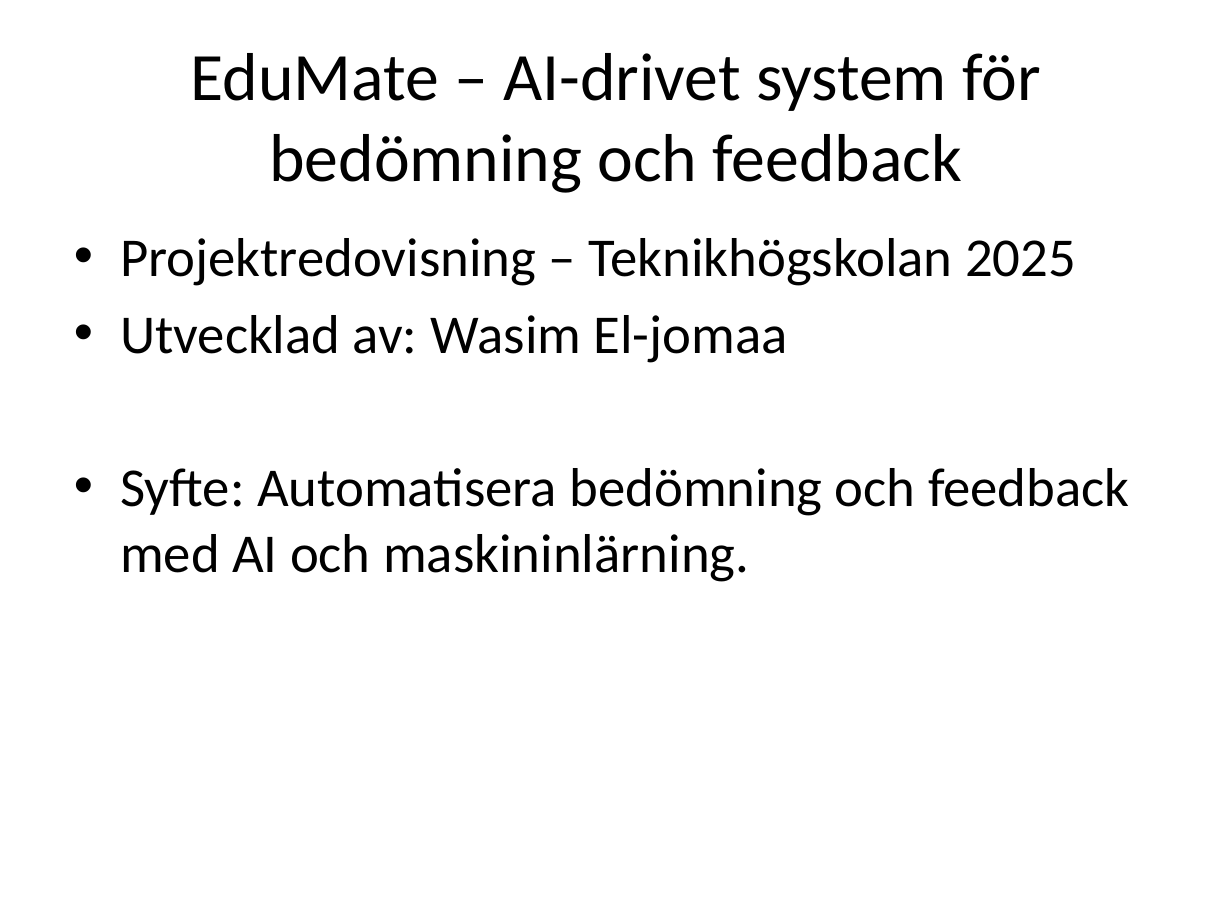
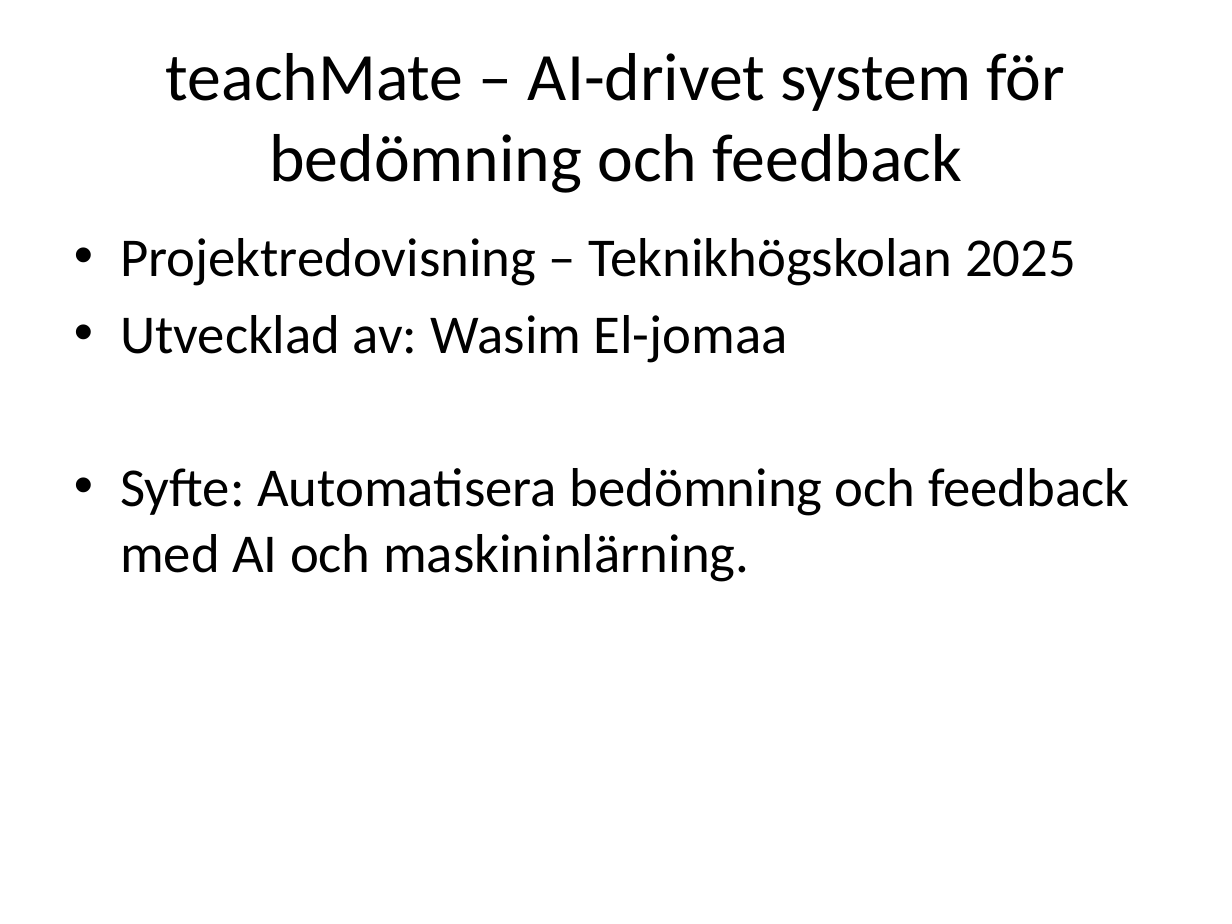
Before and after one commit to wassimEl-jomaa/Teachmate, a slide deck: slide 1 of EduMate_Presentation_SV.pptx. Drawn at 1232x924 pixels with LibreOffice and Linux fonts; fonts in the diff are those of the drawing. Boxes give left, top, right and bottom in pixels: in the first picture for what was removed or moved away, otherwise in the second. Text is boxed around its words. In the diff, an @@ line names an element or a change of style, - is before the commit and + after.

```diff
--- a/EduMate_Presentation_SV.pptx
+++ b/EduMate_Presentation_SV.pptx
@@ title at <box>166,53,1066,193</box>: text changed @@
-EduMate – AI-drivet system för bedömning och feedback
+teachMate – AI-drivet system för bedömning och feedback
```
Also in this commit, not shown: 1 other slide changed, 16 other files.
